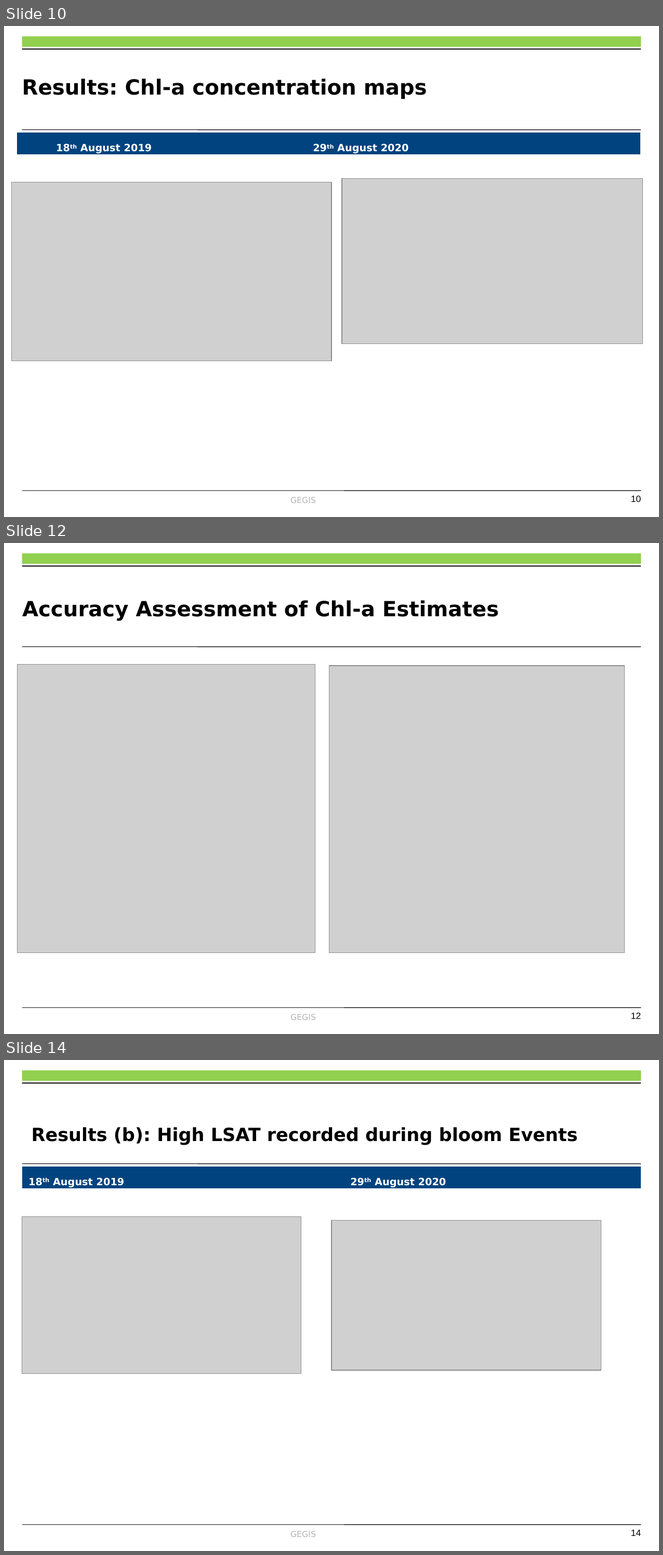
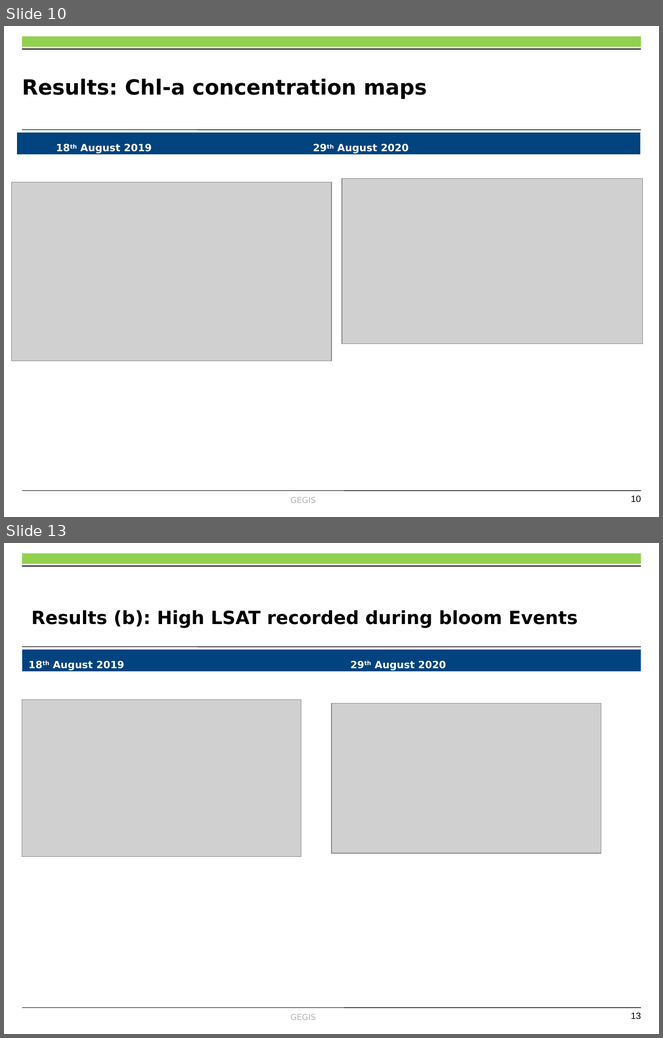
Before and after one commit to OkomoJacob/FinalYearProject, a slide deck: Dr. E Nduati, Superviser/Submissions/ENC222-0149_2017_OKOMO_JACOB_1234.pptx. Shown one above the other, each under a label of ours: slides 10, 12 and 14 before the commit, slides 10 and 13 after it; the slides between them are not shown. The pictures are 663x1555 and 663x1038 pixels, drawn with LibreOffice and Linux fonts; fonts in the diff are those of the drawing; grey boxes stand for pictures; background and template pictures are left out. Boxes give left, top, right and bottom in pixels: in the first picture for what was removed or moved away, otherwise in the second. Text is boxed around its words. In the diff, an @@ line names an element or a change of style, - is before the commit and + after.

```diff
--- a/Dr. E Nduati, Superviser/Submissions/ENC222-0149_2017_OKOMO_JACOB_1234.pptx
+++ b/Dr. E Nduati, Superviser/Submissions/ENC222-0149_2017_OKOMO_JACOB_1234.pptx
@@ slide 12 removed at [4, 543, 659, 1034], background #FFFFFF; not listed: 6 template elements that a slide beside it also shows @@
@@ title removed at [22, 600, 499, 621] @@
-Accuracy Assessment of Chl-a Estimates
@@ picture removed at [17, 664, 315, 953] @@
@@ picture removed at [329, 666, 624, 953] @@
@@ what was slide 14 is now slide 13 @@
@@ page number at [631, 1013, 641, 1019]: text changed @@
-14
+13
```
Also in this commit, not shown: 5 slides changed, 6 other files.
